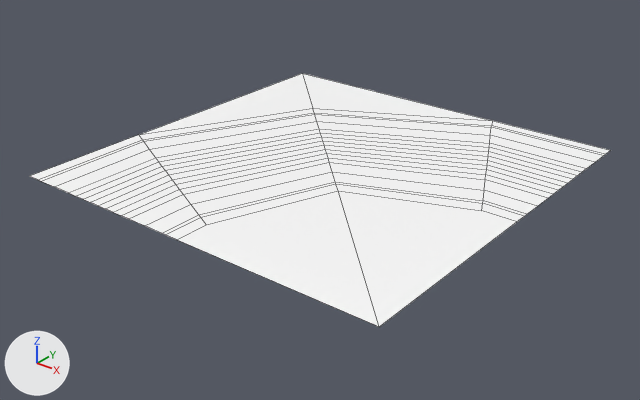
The FBX model Project 1.5 (1)/Assets/Asset Pack/Models/SR_Env_Dirt_Track_Corner_Wide.fbx, before and after one commit.
Both versions are drawn from a camera (50 mm lens) standing at (0.286, -0.822, 0.342) and looking at (-0.197, -0.218, -0.032). The lights are fixed; the arrows at lower left show +X, +Y and +Z. Mesh edges are drawn as thin lines. Where no turn or scale is listed for an object, it has been applied to the vertices.

Before the edit, the objects in view are built like this:
```python
me_mesh = bpy.data.meshes.new('Mesh')
me_mesh.from_pydata(...)  # 87 vertices, 68 faces; spans x -0.4..0.0, y -0.4..0.0, z 0.0
me_mesh.materials.append(mat_lambert1)  # its picture is missing
# before: 0 (-0.4, -0.267, 0.0) at pixel (138, 134), 1 (-0.4, 0.0, 0.0) at pixel (302, 73), 52 (-0.31, -0.09, 0.0) at pixel (312, 108), 53 (-0.133, 0.0, 0.0) at pixel (492, 120)
# before: 5 (-0.2, -0.4, 0.0) at pixel (176, 239), 19 (-0.2, -0.367, 0.0) at pixel (206, 224), 35 (0.0, -0.4, 0.0) at pixel (379, 326), 36 (-0.155, -0.245, 0.0) at pixel (338, 190), 57 (0.0, -0.2, 0.0) at pixel (516, 221)
# before: 71 (-0.033, -0.2, 0.0) at pixel (481, 210)
ob_sr_env_dirt_track_corner_wide = bpy.data.objects.new('SR_Env_Dirt_Track_Corner_Wide', me_mesh)
ob_sr_env_dirt_track_corner_wide.location = (0.0, 0.0, 0.0)
```
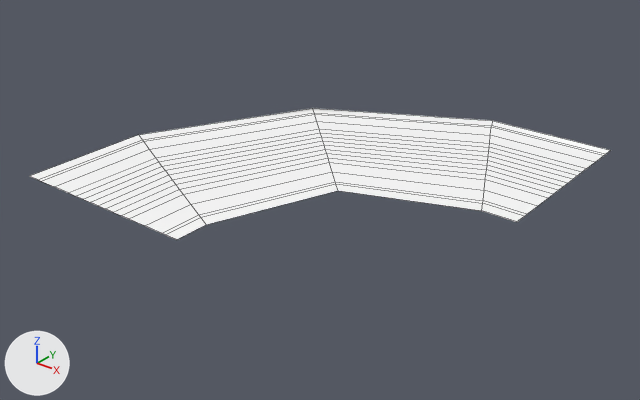
Boxes [x1, y1, x2, y2] around the edits, measured in the pictures (640 x 400 px):
```json
{"object": "SR_Env_Dirt_Track_Corner_Wide", "change": "reshaped", "before": [30, 73, 611, 327], "after": [30, 108, 611, 240], "on screen": "48% shorter"}
{"part": 1, "of": "me_mesh", "change": "deleted", "before": [140, 73, 492, 135]}
{"part": 2, "of": "me_mesh", "change": "deleted", "before": [177, 191, 516, 327]}
```

Scene script edits in JSON lines:
```json
{"block": "me_mesh", "where": "me_mesh.from_pydata(...)  # 87 vertices, 68 faces; spans x -0.4..0.0, y -0.4..0.0, z 0.0"}
{"block": "me_mesh", "where": "# used by ob_sr_env_dirt_track_corner_wide; location = (0.0, 0.0, 0.0)"}
{"block": "me_mesh", "where": "# verts and faces of me_mesh; kept vertices keep their numbers, new ones are numbered from 87"}
{"block": "me_mesh", "change": "me_mesh part 1"}
{"op": "add", "block": "me_mesh", "code": "delete_vertices([1])  # with the faces that use them"}
{"op": "add", "block": "me_mesh", "code": "verts[87] = (-0.309, -0.09, 0.0)  # pixel (313, 107)"}
{"block": "me_mesh", "change": "me_mesh part 2"}
{"op": "add", "block": "me_mesh", "code": "delete_vertices([35])  # with the faces that use them"}
{"op": "add", "block": "me_mesh", "code": "verts[88] = (-0.001, -0.2, 0.0)  # pixel (515, 221)"}
{"op": "add", "block": "me_mesh", "code": "verts[89] = (-0.202, -0.402, 0.0)  # pixel (173, 239)"}
```
